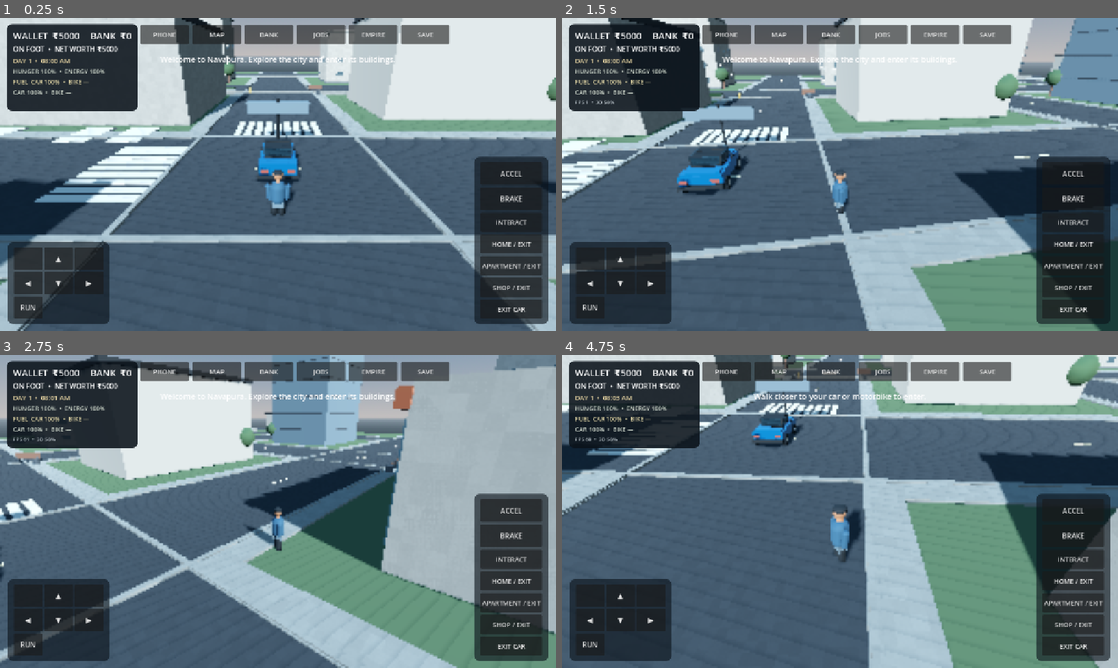
Above: before the commit, frames 1-4 (two rows, left to right).
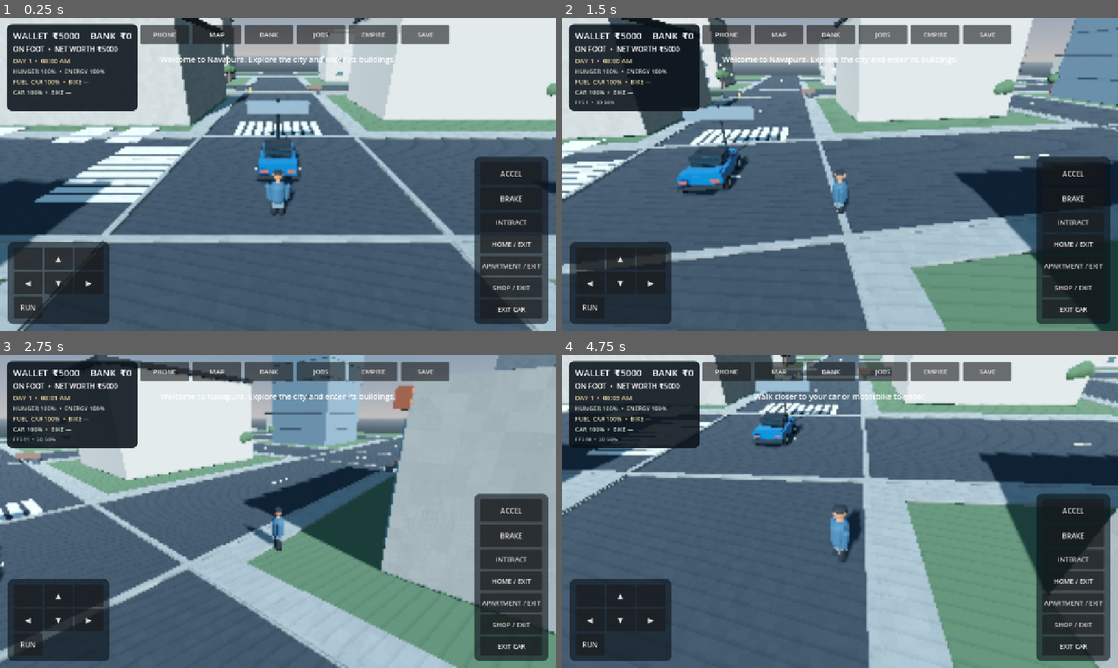
Above: after the commit, the same moments.

Repository: g82202773-coder/-blue-orbit-731
Game: Godot game, scene res://scenes/main.tscn
Two runs of this game, one before a commit and one after it. Both use one fixed random seed, a clock stepped at 60 frames per second and the inputs below.
Inputs (mouse positions are in pixels of both pictures, inside the frame that each line leads up to):
- Up to frame 1 (0.25 s): no input
- Up to frame 2 (1.5 s): move the mouse to (962, 158) at 0.52 s; hold D (move_right) 0.53-1.25 s; hold Shift (run) 0.53-1.25 s; click (962, 158) at 0.67 s; drag from (728, 190) to (812, 237) at 1.27 s
- Up to frame 3 (2.75 s): move the mouse to (333, 442) at 2.02 s; hold D (move_right) from 2.03 s (still down); hold Shift (run) from 2.03 s (still down)
- Up to frame 4 (4.75 s): release D (move_right) at 2.75 s; release Shift (run) at 2.75 s; drag from (812, 574) to (673, 464) at 2.77 s; move the mouse to (1006, 558) at 3.52 s; hold A (move_left) 3.53-4.25 s; hold Shift (run) 3.53-4.25 s; tap E (interact) at 3.6 s; drag from (673, 464) to (756, 433) at 4.27 s

The runs differ from the first frame. In frame 1, less than 0.1% of the frame differs, in the area x 40-100%, y 14-27%; in frame 2, 0.3%, in the area x 27-90%, y 15-27%; in frame 3, 0.1%; in frame 4, 0.3%.

Commit message:
Enhance city realism with clustered trees, rooftop details and layered shopfronts

Diff:
--- a/scripts/main.gd
+++ b/scripts/main.gd
@@ -1252,6 +1252,30 @@
     parapet_mesh.size = Vector3(13.5, 0.48, 0.22)
     _create_multimesh_batch(parapet_mesh, mats["cream"], roof_parapet_transforms, "InstancedRoofParapets")
 
+    # Rooftop water tanks, lift overruns and ventilation housings break up
+    # repeated flat roof silhouettes. Reuse transforms in a few GPU batches.
+    var tank_transforms: Array[Transform3D] = []
+    var tank_cap_transforms: Array[Transform3D] = []
+    var vent_transforms: Array[Transform3D] = []
+    for i in range(0, roof_parapet_transforms.size(), 4):
+        var roof_center: Vector3 = roof_parapet_transforms[i].origin
+        tank_transforms.append(Transform3D(Basis.IDENTITY, roof_center + Vector3(2.6, 0.82, 1.8)))
+        tank_cap_transforms.append(Transform3D(Basis.IDENTITY, roof_center + Vector3(2.6, 1.68, 1.8)))
+        vent_transforms.append(Transform3D(Basis.IDENTITY, roof_center + Vector3(-2.8, 0.42, -1.8)))
+    var tank_mesh := CylinderMesh.new()
+    tank_mesh.top_radius = 0.78
+    tank_mesh.bottom_radius = 0.78
+    tank_mesh.height = 1.65
+    _create_multimesh_batch(tank_mesh, mats["metal"], tank_transforms, "InstancedRoofWaterTanks")
+    var tank_cap := CylinderMesh.new()
+    tank_cap.top_radius = 0.82
+    tank_cap.bottom_radius = 0.82
+    tank_cap.height = 0.12
+    _create_multimesh_batch(tank_cap, mats["dark"], tank_cap_transforms, "InstancedWaterTankCaps")
+    var vent_mesh := BoxMesh.new()
+    vent_mesh.size = Vector3(1.25, 0.82, 1.0)
+    _create_multimesh_batch(vent_mesh, mats["facade_dark"], vent_transforms, "InstancedRoofVentHousings")
+
 func _build_road_markings() -> void:
     var dash := BoxMesh.new()
     dash.size = Vector3(2.6, 0.035, 0.15)
@@ -1275,6 +1299,14 @@
     _box_mesh(parent, Vector3(0.12, 2.15, 0.18), Vector3(1.48, lower_y + 0.15, facade_z - 0.08), mats["white"], "ShopDoorFrame")
     _box_mesh(parent, Vector3(2.95, 0.14, 0.22), Vector3(-1.05, lower_y - 0.95, facade_z - 0.08), mats["white"], "ShopWindowSill")
     _box_mesh(parent, Vector3(2.8, 0.12, 0.65), Vector3(-1.05, lower_y + 1.0, facade_z - 0.35), mats["yellow"], "ShopDisplayShelf")
+    _box_mesh(parent, Vector3(2.95, 0.10, 0.12), Vector3(-1.05, lower_y + 0.92, facade_z - 0.12), mats["window_frame"], "ShopWindowHeader")
+    _box_mesh(parent, Vector3(0.09, 1.78, 0.13), Vector3(-2.48, lower_y, facade_z - 0.12), mats["window_frame"], "ShopWindowLeftMullion")
+    _box_mesh(parent, Vector3(0.09, 1.78, 0.13), Vector3(0.38, lower_y, facade_z - 0.12), mats["window_frame"], "ShopWindowRightMullion")
+    _box_mesh(parent, Vector3(0.07, 1.90, 0.16), Vector3(2.58, lower_y + 0.15, facade_z - 0.14), mats["white"], "ShopDoorHandle")
+    _box_mesh(parent, Vector3(5.3, 0.12, 0.92), Vector3(0.0, -size.y * 0.5 + 2.53, facade_z - 0.40), mats["facade_dark"], "ShopAwningTop")
+    for awning_panel in range(7):
+        var panel_x := -2.25 + float(awning_panel) * 0.75
+        _box_mesh(parent, Vector3(0.70, 0.08, 0.88), Vector3(panel_x, -size.y * 0.5 + 2.47, facade_z - 0.84), sign_color, "ShopAwningPanel")
     var sign := Label3D.new()
     var names := ["MARKET", "TEA HOUSE", "MOBILE HUB", "GROCERY", "PHARMACY", "CAFE", "CLOTHING", "ELECTRONICS", "BAKERY", "BOOK STORE", "RESTAURANT", "SALON"]
     sign.text = names[(index / 2) % names.size()]
@@ -1316,15 +1348,26 @@
 
 func _build_tree_batches() -> void:
     var trunk_mesh := CylinderMesh.new()
-    trunk_mesh.top_radius = 0.18
-    trunk_mesh.bottom_radius = 0.28
+    trunk_mesh.top_radius = 0.12
+    trunk_mesh.bottom_radius = 0.25
     trunk_mesh.height = 2.8
     _create_multimesh_batch(trunk_mesh, mats["brick"], tree_trunk_transforms, "InstancedTreeTrunks")
 
-    var crown_mesh := SphereMesh.new()
-    crown_mesh.radius = 1.45
-    crown_mesh.height = 2.9
-    _create_multimesh_batch(crown_mesh, mats["green"], tree_crown_transforms, "InstancedTreeCrowns")
+    # A canopy made from several offset, differently scaled leaf masses reads
+    # more naturally than a single perfect sphere. All clusters remain batched.
+    var canopy_mesh := SphereMesh.new()
+    canopy_mesh.radius = 1.0
+    canopy_mesh.height = 2.0
+    var canopy_transforms: Array[Transform3D] = []
+    var canopy_highlights: Array[Transform3D] = []
+    for tree_transform in tree_crown_transforms:
+        var p: Vector3 = tree_transform.origin
+        canopy_transforms.append(Transform3D(Basis.from_scale(Vector3(1.15, 0.88, 1.0)), p + Vector3(0.0, 0.05, 0.0)))
+        canopy_transforms.append(Transform3D(Basis.from_scale(Vector3(0.78, 0.72, 0.82)), p + Vector3(-0.78, -0.20, 0.12)))
+        canopy_transforms.append(Transform3D(Basis.from_scale(Vector3(0.82, 0.76, 0.78)), p + Vector3(0.72, -0.16, -0.18)))
+        canopy_highlights.append(Transform3D(Basis.from_scale(Vector3(0.58, 0.50, 0.56)), p + Vector3(-0.28, 0.48, -0.42)))
+    _create_multimesh_batch(canopy_mesh, mats["green"], canopy_transforms, "InstancedTreeCanopyClusters")
+    _create_multimesh_batch(canopy_mesh, mats["facade_stone"], canopy_highlights, "InstancedTreeLeafHighlights")
 
 func _build_street_sign(position: Vector3, label_text: String) -> void:
     var pole := MeshInstance3D.new()
